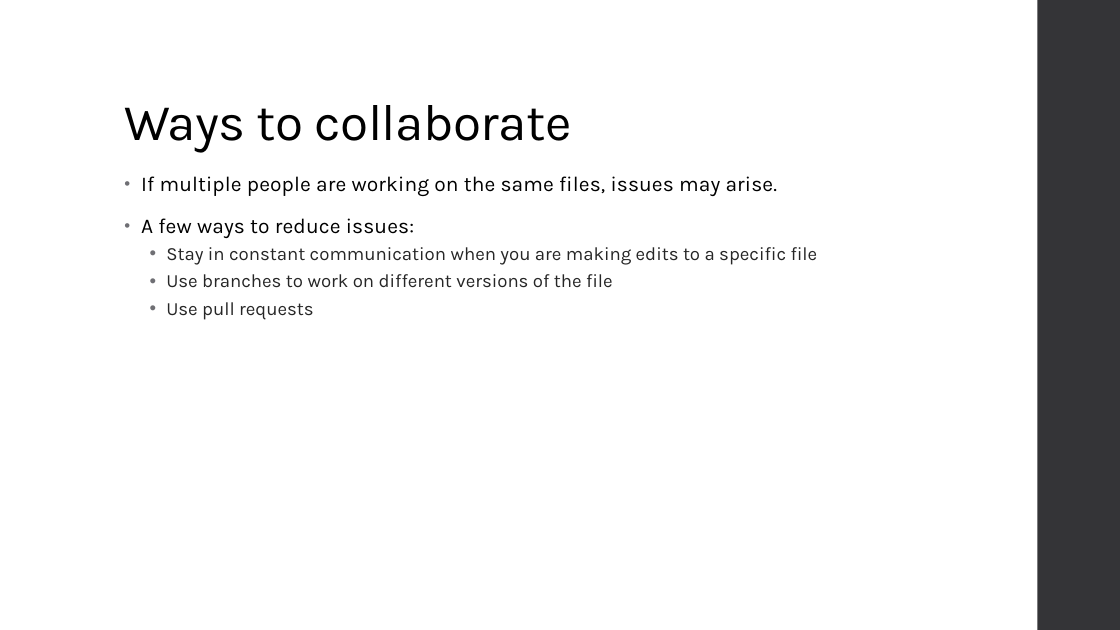
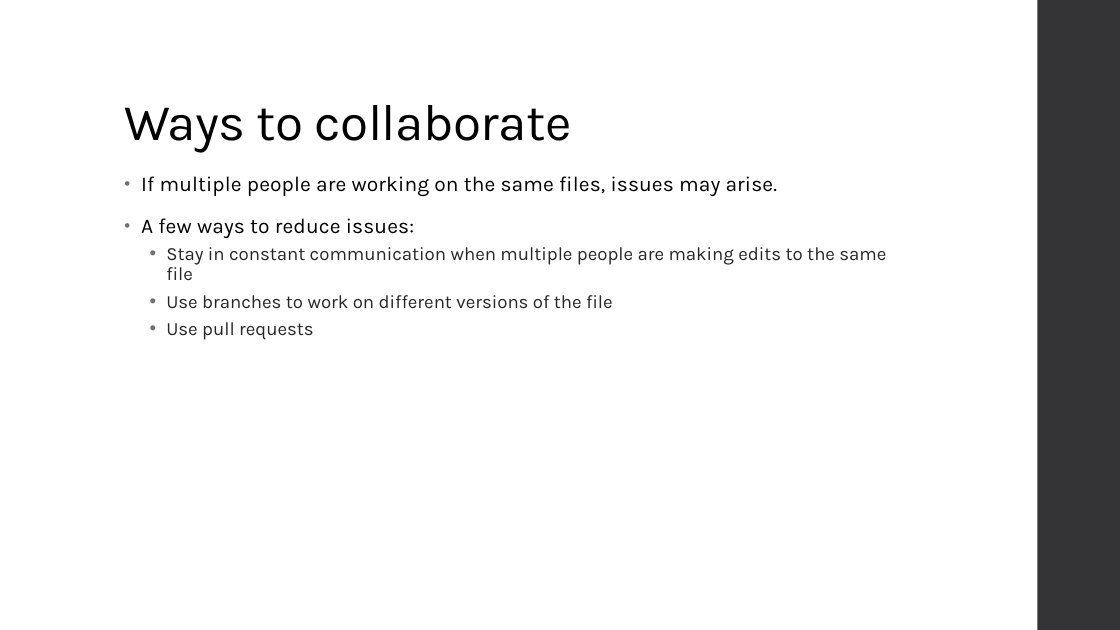
Before and after one commit to BDO-Science/rteam, a slide deck: slide 8 of github/GitHub_introduction.pptx (slide 6 before the commit). Drawn at 1120x630 pixels with LibreOffice and Linux fonts; fonts in the diff are those of the drawing. Boxes give left, top, right and bottom in pixels: in the first picture for what was removed or moved away, otherwise in the second. Text is boxed around its words. In the diff, an @@ line names an element or a change of style, - is before the commit and + after.

```diff
--- a/github/GitHub_introduction.pptx
+++ b/github/GitHub_introduction.pptx
@@ text at (166, 247, 886, 280): text changed @@
-  • Stay in constant communication when you are making edits to a specific file
+  • Stay in constant communication when multiple people are making edits to the same file
```
Also in this commit, not shown: 7 other slides changed, 5 slides added, 4 slides removed.
